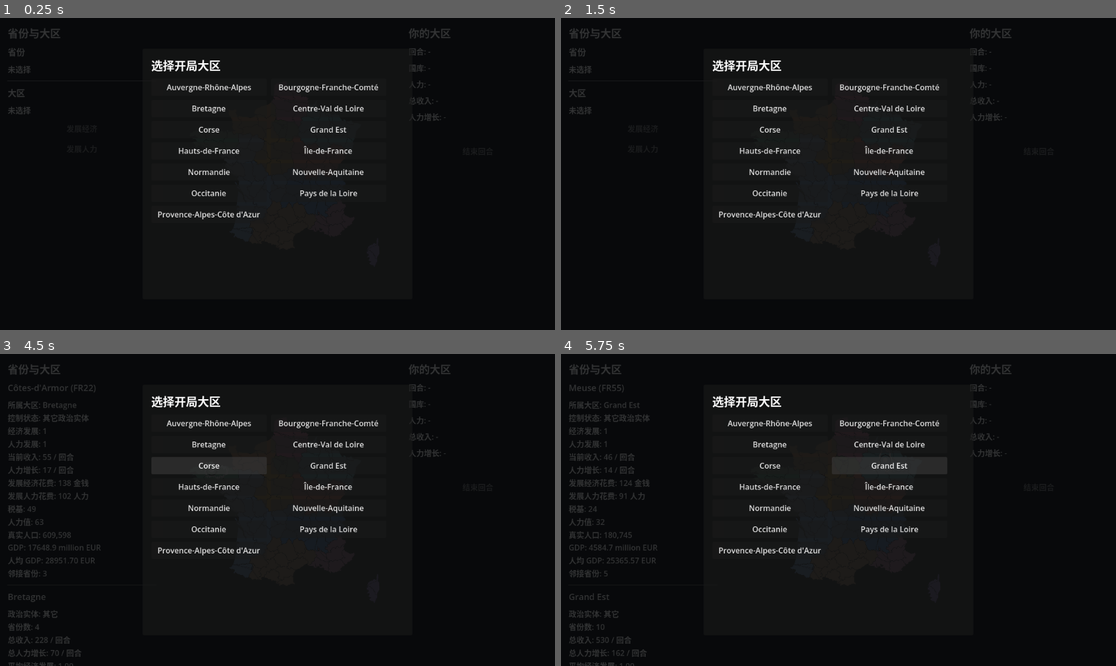
Above: before the commit, frames 1-4 (two rows, left to right).
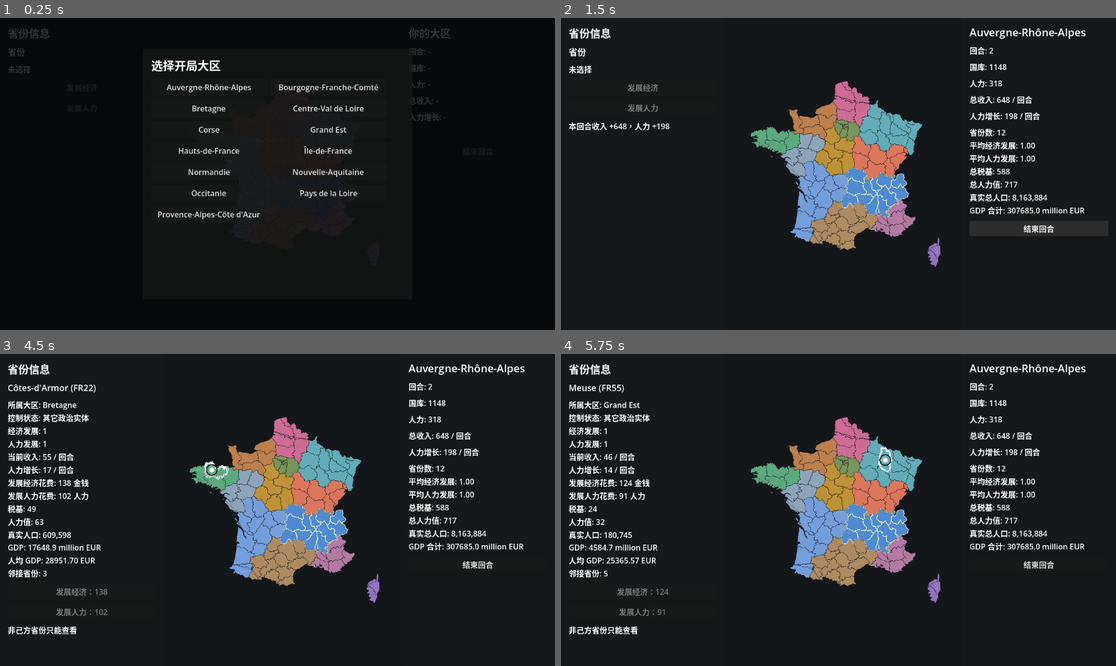
Above: after the commit, the same moments.

Repository: Hanqi-b/France-SLG-test
Game: Godot game, scene res://main.tscn
Same seed, same stepped clock (60 frames per second), same inputs: the game is played once before the commit and once after it.
Inputs (mouse positions are in pixels of both pictures, inside the frame that each line leads up to):
- Up to frame 1 (0.25 s): no input
- Up to frame 2 (1.5 s): click "Auvergne-Rhône-Alpes" at 0.5 s; click (1038, 227) at 1.25 s, where only the run after the commit has a clickable "结束回合"
- Up to frame 3 (4.5 s): click (327, 422) at 2 s, where only the run before the commit has a clickable "Bourgogne-Franche-Comté"; click (210, 444) at 2.75 s, where only the run before the commit has a clickable "Bretagne"; click (327, 444) at 3.5 s, where only the run before the commit has a clickable "Centre-Val de Loire"; click (210, 466) at 4.25 s, where only the run before the commit has a clickable "Corse"
- Up to frame 4 (5.75 s): click (888, 466) at 5 s, where only the run before the commit has a clickable "Grand Est"

The runs differ from the first frame. In frame 1, 0.1% of the frame differs, in the area x 1-11%, y 3-31%; in frame 2, 15%; in frame 3, 16%, in the area x 1-95%, y 3-100%; in frame 4, 16%.

Commit message:
Refine province sidebar interactions

Diff:
--- a/scripts/main.gd
+++ b/scripts/main.gd
@@ -31,7 +31,6 @@
 var province_to_region: Dictionary = {}
 var province_state: Dictionary = {}
 var selected_province_id := ""
-var selected_region_id := ""
 var player_region_id := ""
 var game_started := false
 
@@ -57,8 +56,6 @@
 
 var selection_title: Label
 var selection_body: Label
-var local_region_title: Label
-var local_region_body: Label
 var status_label: Label
 var economic_develop_button: Button
 var manpower_develop_button: Button
@@ -116,6 +113,9 @@
 
 
 func _input(event: InputEvent) -> void:
+	if not game_started and start_overlay != null:
+		return
+
 	if is_resizing_sidebar:
 		if event is InputEventMouseMotion:
 			var motion := event as InputEventMouseMotion
@@ -161,10 +161,6 @@
 					_select_at(event.position)
 		get_viewport().set_input_as_handled()
 		return
-
-	if event.button_index == MOUSE_BUTTON_RIGHT and event.pressed:
-		_show_region_at(event.position)
-		get_viewport().set_input_as_handled()
 
 
 func _handle_mouse_motion(event: InputEventMouseMotion) -> void:
@@ -335,7 +331,7 @@
 	margin.add_child(box)
 
 	var title := Label.new()
-	title.text = "省份与大区"
+	title.text = "省份信息"
 	title.add_theme_font_size_override("font_size", 22)
 	box.add_child(title)
 
@@ -346,17 +342,6 @@
 	selection_body = Label.new()
 	selection_body.autowrap_mode = TextServer.AUTOWRAP_WORD_SMART
 	box.add_child(selection_body)
-
-	var separator := HSeparator.new()
-	box.add_child(separator)
-
-	local_region_title = Label.new()
-	local_region_title.add_theme_font_size_override("font_size", 18)
-	box.add_child(local_region_title)
-
-	local_region_body = Label.new()
-	local_region_body.autowrap_mode = TextServer.AUTOWRAP_WORD_SMART
-	box.add_child(local_region_body)
 
 	economic_develop_button = Button.new()
 	economic_develop_button.text = "发展经济"
@@ -429,11 +414,13 @@
 	start_overlay = Control.new()
 	start_overlay.name = "RegionSelectOverlay"
 	start_overlay.set_anchors_preset(Control.PRESET_FULL_RECT)
+	start_overlay.mouse_filter = Control.MOUSE_FILTER_STOP
 	ui.add_child(start_overlay)
 
 	var dim := ColorRect.new()
 	dim.color = Color(0.02, 0.025, 0.03, 0.82)
 	dim.set_anchors_preset(Control.PRESET_FULL_RECT)
+	dim.mouse_filter = Control.MOUSE_FILTER_IGNORE
 	start_overlay.add_child(dim)
 
 	var panel := PanelContainer.new()
@@ -443,6 +430,7 @@
 	panel.offset_top = -260
 	panel.offset_right = 280
 	panel.offset_bottom = 260
+	panel.mouse_filter = Control.MOUSE_FILTER_STOP
 	start_overlay.add_child(panel)
 
 	var margin := MarginContainer.new()
@@ -559,20 +547,23 @@
 
 
 func _on_region_chosen(region_id: String) -> void:
+	if game_started:
+		return
+
 	player_region_id = region_id
-	selected_region_id = region_id
 	game_started = true
-	start_overlay.visible = false
+	if start_overlay != null:
+		start_overlay.hide()
+		start_overlay.mouse_filter = Control.MOUSE_FILTER_IGNORE
+		start_overlay.call_deferred("queue_free")
+		start_overlay = null
 	_refresh_player_panel()
-	_show_region(region_id)
 	queue_redraw()
 
 
 func _show_initial_state() -> void:
 	selection_title.text = "省份"
 	selection_body.text = "未选择"
-	local_region_title.text = "大区"
-	local_region_body.text = "未选择"
 	status_label.text = ""
 	economic_develop_button.disabled = true
 	manpower_develop_button.disabled = true
@@ -587,16 +578,6 @@
 	selected_province_id = province_id
 	_show_province(province_id)
 	queue_redraw()
-
-
-func _show_region_at(screen_position: Vector2) -> void:
-	var province_id := _province_at(_screen_to_map(screen_position))
-	if province_id == "":
-		return
-
-	var region_id: String = province_to_region.get(province_id, "")
-	if region_id != "":
-		_show_region(region_id)
 
 
 func _on_economic_develop_pressed() -> void:
@@ -652,8 +633,6 @@
 
 	if selected_province_id != "":
 		_show_province(selected_province_id)
-	if selected_region_id != "":
-		_show_region(selected_region_id)
 
 	status_label.text = "本回合收入 +%d，人力 +%d" % [income, manpower_growth]
 
@@ -687,27 +666,9 @@
 	])
 	economic_develop_button.text = "发展经济：%d" % economic_cost
 	manpower_develop_button.text = "发展人力：%d" % manpower_cost
-	economic_develop_button.disabled = not owned or treasury < economic_cost
-	manpower_develop_button.disabled = not owned or manpower < manpower_cost
+	economic_develop_button.disabled = not owned
+	manpower_develop_button.disabled = not owned
 	status_label.text = "" if owned else "非己方省份只能查看"
-	_show_region(region_id)
-
-
-func _show_region(region_id: String) -> void:
-	selected_region_id = region_id
-	var summary := _region_totals(region_id)
-	local_region_title.text = _region_name(region_id)
-	local_region_body.text = "\n".join([
-		"政治实体: %s" % ("己方" if region_id == player_region_id else "其它"),
-		"省份数: %d" % int(summary["province_count"]),
-		"总收入: %d / 回合" % int(summary["income"]),
-		"总人力增长: %d / 回合" % int(summary["manpower_growth"]),
-		"平均经济发展: %s" % _format_float(summary["average_economic_development"], 2),
-		"平均人力发展: %s" % _format_float(summary["average_manpower_development"], 2),
-		"总税基: %d" % int(summary["tax_base"]),
-		"总人力值: %d" % int(summary["manpower_value"]),
-		"真实总人口: %s" % _format_int(summary["population"]),
-	])
 
 
 func _refresh_player_panel() -> void:
